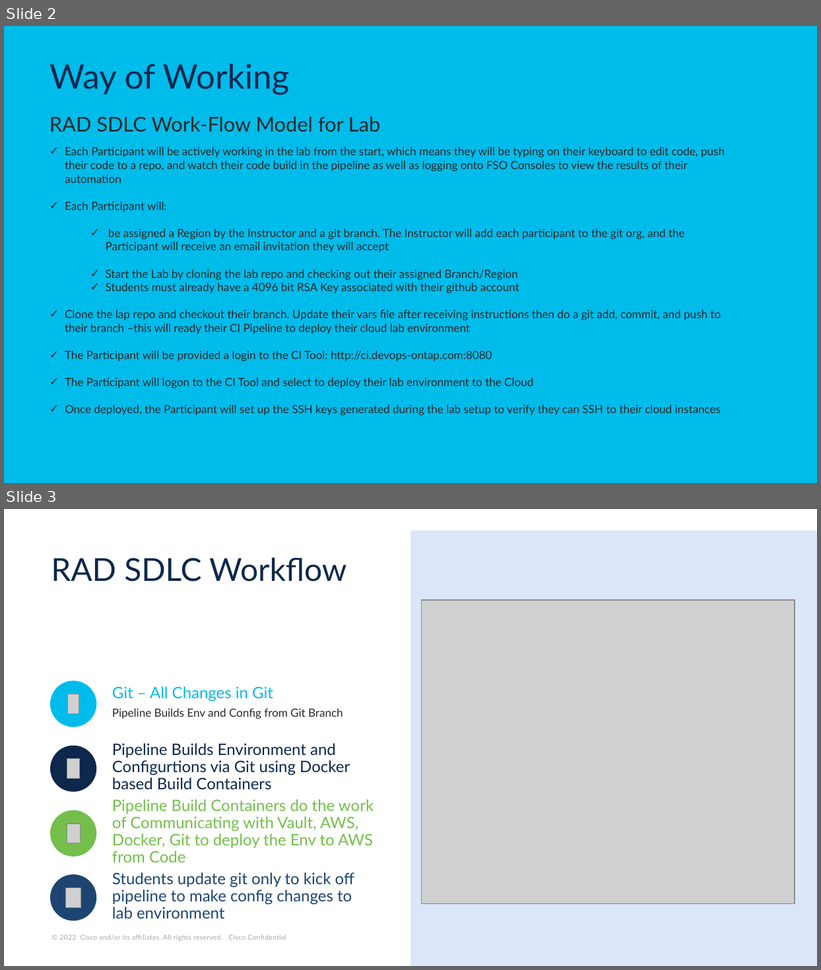
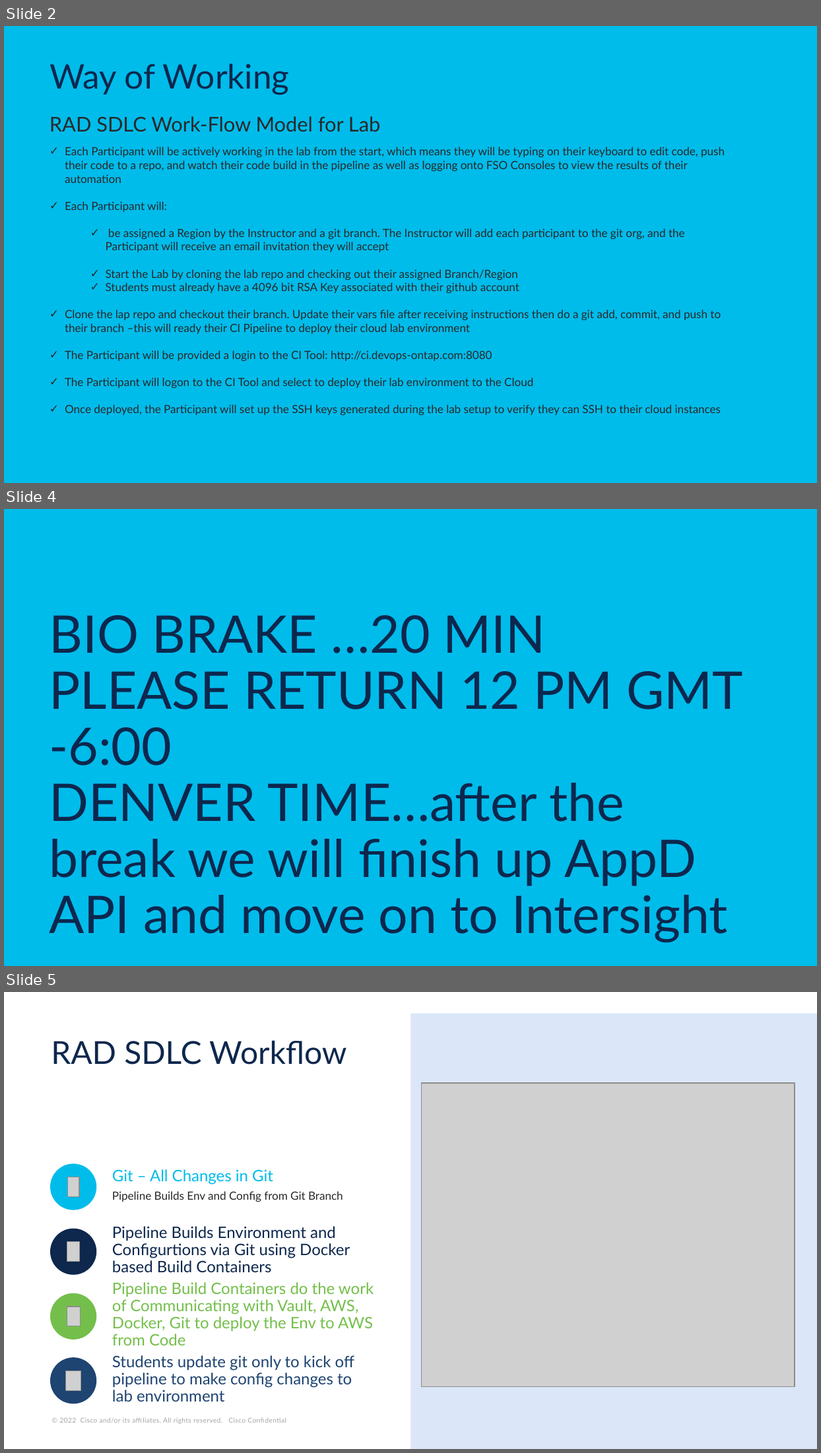
Before and after one commit to devops-ontap/cisco-fso-labs, a slide deck: Docs/Lab Infrastructure Deployment Track/CISCO FSO CLOUD LAB .pptx. Shown one above the other, each under a label of ours: slides 2 and 3 before the commit, slides 2, 4 and 5 after it; the slides between them are not shown. The pictures are 821x970 and 821x1453 pixels, drawn with LibreOffice and Linux fonts; fonts in the diff are those of the drawing; grey boxes stand for pictures. Boxes give left, top, right and bottom in pixels: in the first picture for what was removed or moved away, otherwise in the second. Text is boxed around its words. In the diff, an @@ line names an element or a change of style, - is before the commit and + after.

```diff
--- a/Docs/Lab Infrastructure Deployment Track/CISCO FSO CLOUD LAB .pptx
+++ b/Docs/Lab Infrastructure Deployment Track/CISCO FSO CLOUD LAB .pptx
@@ slide 4 added at [4,509,817,966], background #FFFFFF; not listed: 1 template element that a slide beside it also shows @@
@@ title added at [49,615,743,943], 46 pt, text #0D274D @@
+BIO BRAKE …20 MIN
+PLEASE RETURN 12 PM GMT -6:00
+DENVER TIME…after the break we will finish up AppD API and move on to Intersight
@@ what was slide 3 is now slide 5 @@
```
Also in this commit, not shown: 1 other slide added, 19 other files.
